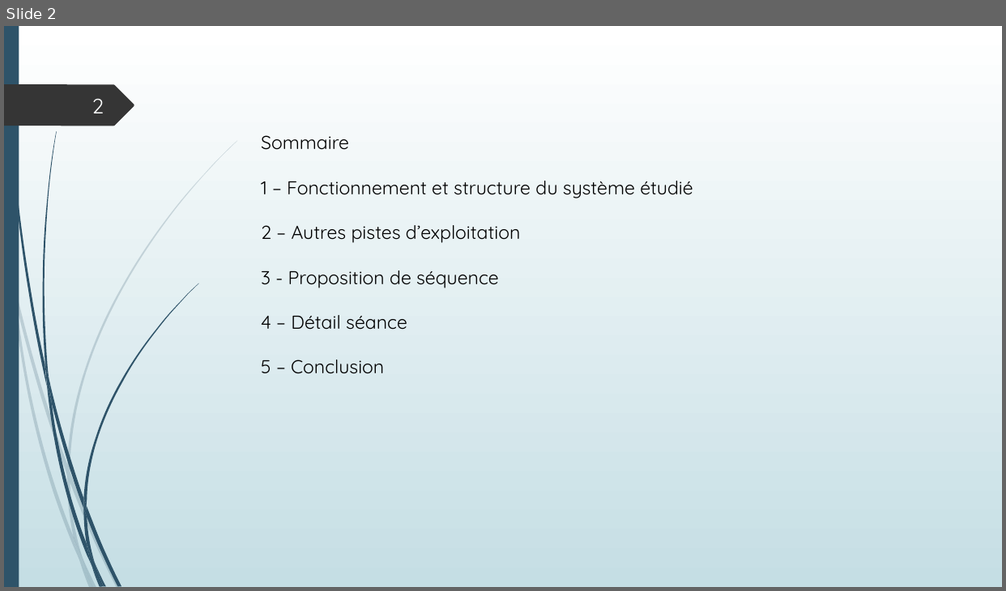
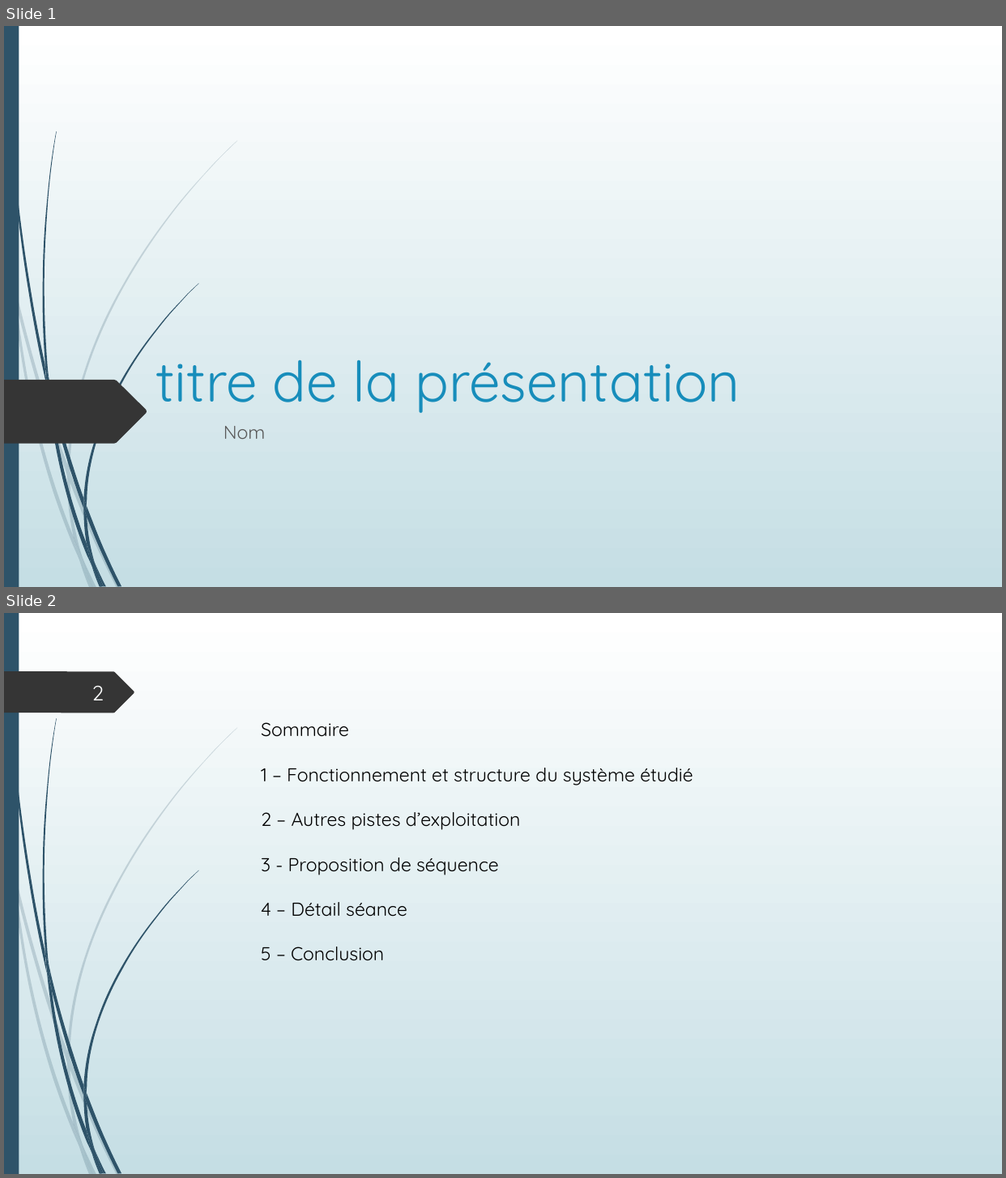
Before and after one commit to SdeuxiModeles/Modeles, a slide deck: N1.pptx. Shown one above the other, each under a label of ours: slide 2 before the commit, slides 1 and 2 after it. The pictures are 1006x591 and 1006x1178 pixels, drawn with LibreOffice and Linux fonts; fonts in the diff are those of the drawing. Boxes give left, top, right and bottom in pixels: in the first picture for what was removed or moved away, otherwise in the second. Text is boxed around its words. In the diff, an @@ line names an element or a change of style, - is before the commit and + after.

```diff
--- a/N1.pptx
+++ b/N1.pptx
@@ slide 1 added at (x1=4, y1=26, x2=1002, y2=587), background gradient #FFFFFF to #C5DEE5; not listed: 23 template elements that a slide beside it also shows @@
@@ title added at (x1=155, y1=360, x2=739, y2=413), 54 pt, text #178DBB @@
+titre de la présentation
@@ freeform shape added at (x1=4, y1=380, x2=147, y2=444), fill #353535 @@
@@ subtitle added at (x1=224, y1=426, x2=266, y2=439), 18 pt, text #595959 @@
+Nom
```
Also in this commit, not shown: 1 slide changed, 2 other slides added, 1 slide removed.
